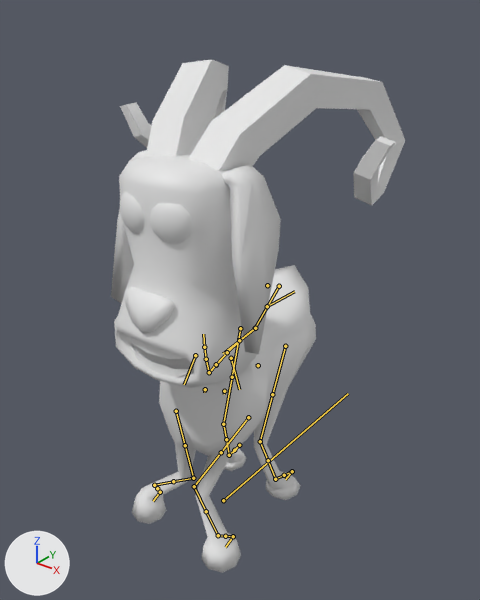
A saved change to the FBX model Assets/Blender/rig.fbx.
Camera for both pictures: a camera (50 mm lens) standing at (1.341, -1.572, 1.897) and looking at (0.076, 0.009, 0.917). The lights are fixed; the arrows at lower left show +X, +Y and +Z. Both versions are drawn at frame 22 of the action 'rig|Idel'; the numbers are the values there. The bones that bend it are drawn over the model as lines.
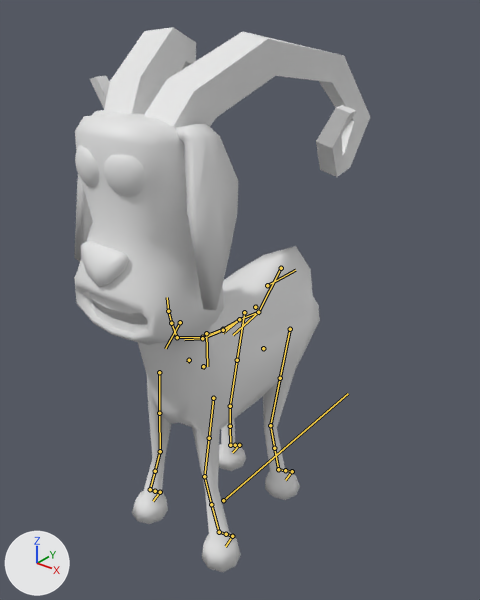
The edits, one by one:
Bone 'DEF-spine.004' (bone_def_spine_004) moves from (0.0, 0.059, -0.069) to (0.0, 0.005, -0.023).
Bone 'DEF-spine.004' (bone_def_spine_004) turns from (1, 0, 0) to (-4, 0, 0) degrees about its own x, y and z.
Bone 'DEF-spine.005' (bone_def_spine_005) turns from (0, 0, 0) to (-20, 0, 0) degrees about its own x, y and z.
Bone 'DEF-spine.005' (bone_def_spine_005) is rescaled from (1.0, 1.0, 1.0) to (0.92, 1.19, 0.92).
Bone 'DEF-spine.006' (bone_def_spine_006) turns from (-2, 0, 10) to (-18, 0, 0) degrees about its own x, y and z.
Bone 'DEF-spine.006' (bone_def_spine_006) is rescaled from (1.0, 1.0, 1.0) to (1.09, 0.85, 1.09).
Bone 'DEF-spine.007' (bone_def_spine_007) turns from (2, 1, -10) to (1, 0, 0) degrees about its own x, y and z.
Bone 'DEF-spine.008' (bone_def_spine_008) turns from (2, 4, -9) to (1, 0, 0) degrees about its own x, y and z.
Bone 'DEF-spine.009' (bone_def_spine_009) turns from (-4, -14, 5) to (-2, 0, 0) degrees about its own x, y and z.
Bone 'DEF-spine.011' (bone_def_spine_011) turns from (-3, -15, 2) to (-5, 0, 0) degrees about its own x, y and z.
Bone 'torso' (bone_torso) moves from (0.0, 0.0, -0.089) to (0.0, 0.0, 0.0).
Bone 'torso' (bone_torso) turns from (-1, 0, 0) to (0, 0, 0) degrees about its own x, y and z.
Bone 'spine_fk.004' (bone_spine_fk_004) moves from (0.0, 0.0, 0.0) to (0.0, 0.005, -0.034).
Bone 'spine_fk.004' (bone_spine_fk_004) turns from (0, 0, 0) to (-4, 0, 0) degrees about its own x, y and z.
Bone 'DEF-thigh.L' (bone_def_thigh_l) turns from (-9, 0, 0) to (-9, 0, -2) degrees about its own x, y and z.
Bone 'DEF-shin.L' (bone_def_shin_l) turns from (22, 0, 0) to (7, 0, 0) degrees about its own x, y and z.
Bone 'DEF-foot.L' (bone_def_foot_l) turns from (26, 0, 0) to (10, 0, 0) degrees about its own x, y and z.
Bone 'DEF-foot.L' (bone_def_foot_l) is rescaled from (1.0, 0.99, 1.01) to (1.0, 1.0, 1.0).
Bone 'DEF-toe.L' (bone_def_toe_l) turns from (-36, -11, 3) to (-11, -4, 0) degrees about its own x, y and z.
Bone 'DEF-thigh.R' (bone_def_thigh_r) turns from (-9, 0, 0) to (-9, 0, 2) degrees about its own x, y and z.
Bone 'DEF-shin.R' (bone_def_shin_r) turns from (22, 0, 0) to (7, 0, 0) degrees about its own x, y and z.
Bone 'DEF-foot.R' (bone_def_foot_r) turns from (26, 0, 0) to (10, 0, 0) degrees about its own x, y and z.
Bone 'DEF-foot.R' (bone_def_foot_r) is rescaled from (1.0, 0.99, 1.01) to (1.0, 1.0, 1.0).
Bone 'DEF-toe.R' (bone_def_toe_r) turns from (-36, 11, -3) to (-11, 4, 0) degrees about its own x, y and z.
Bone 'MCH-spine.006' (bone_mch_spine_006) turns from (2, 0, 10) to (1, 0, 0) degrees about its own x, y and z.
Bone 'MCH-spine.007' (bone_mch_spine_007) turns from (2, 0, 10) to (1, 0, 0) degrees about its own x, y and z.
Bone 'MCH-spine.008' (bone_mch_spine_008) turns from (2, 0, 10) to (1, 0, 0) degrees about its own x, y and z.
Bone 'DEF-front_thigh.L' (bone_def_front_thigh_l) turns from (-39, -3, -8) to (-5, 0, -4) degrees about its own x, y and z.
Bone 'DEF-front_thigh.L' (bone_def_front_thigh_l) is rescaled from (1.01, 0.98, 1.01) to (1.0, 0.99, 1.0).
Bone 'DEF-front_shin.L' (bone_def_front_shin_l) turns from (48, 1, 0) to (11, 0, 0) degrees about its own x, y and z.
Bone 'DEF-front_shin.L' (bone_def_front_shin_l) is rescaled from (1.0, 0.97, 1.02) to (1.0, 1.0, 1.0).
Bone 'DEF-front_shin.L.001' (bone_def_front_shin_l_001) turns from (0, 12, 0) to (0, -2, 0) degrees about its own x, y and z.
Bone 'DEF-front_foot.L' (bone_def_front_foot_l) turns from (4, 11, -3) to (-3, -1, 1) degrees about its own x, y and z.
Bone 'DEF-front_toe.L' (bone_def_front_toe_l) turns from (-9, -1, -3) to (-3, -1, 2) degrees about its own x, y and z.
Bone 'DEF-front_thigh.R' (bone_def_front_thigh_r) turns from (-8, 0, -7) to (-5, 0, 4) degrees about its own x, y and z.
Bone 'DEF-front_thigh.R' (bone_def_front_thigh_r) is rescaled from (1.01, 0.98, 1.01) to (1.0, 0.99, 1.0).
Bone 'DEF-front_shin.R' (bone_def_front_shin_r) turns from (54, 1, 0) to (11, 0, 0) degrees about its own x, y and z.
Bone 'DEF-front_shin.R' (bone_def_front_shin_r) is rescaled from (1.0, 0.96, 1.03) to (1.0, 1.0, 1.0).
Bone 'DEF-front_shin.R.001' (bone_def_front_shin_r_001) turns from (0, 29, 0) to (0, 2, 0) degrees about its own x, y and z.
Bone 'DEF-front_foot.R' (bone_def_front_foot_r) turns from (-35, 11, -21) to (-3, 1, -1) degrees about its own x, y and z.
Bone 'DEF-front_foot.R' (bone_def_front_foot_r) is rescaled from (1.01, 1.0, 0.99) to (1.0, 1.0, 1.0).
Bone 'DEF-front_foot.R.001' (bone_def_front_foot_r_001) turns from (0, -15, 0) to (0, -3, 0) degrees about its own x, y and z.
Bone 'DEF-front_toe.R' (bone_def_front_toe_r) turns from (-13, 8, -31) to (-3, 1, -2) degrees about its own x, y and z.

Where the change shows, as pixel boxes (x1, y1, x2, y2) in the pictures (480 x 600 px):
'Body', posed (22% wider, 10% taller): before (114, 155, 316, 573); after (74, 113, 320, 572)
'Cube.013', posed: before (120, 60, 405, 205); after (90, 27, 370, 177)
'Cube.016', posed: before (111, 150, 281, 354); after (75, 110, 238, 310)
'Sphere.002', posed: before (120, 191, 192, 244); after (75, 145, 146, 197)
bone 'DEF-spine.004', root to tip: before (279, 286) to (255, 328); after (281, 268) to (258, 312)
bone 'DEF-spine.005', root to tip: before (255, 328) to (239, 340); after (258, 312) to (239, 319)
bone 'DEF-spine.006', root to tip: before (239, 340) to (227, 352); after (239, 319) to (223, 329)
bone 'DEF-spine.007', root to tip: before (227, 352) to (216, 365); after (223, 329) to (202, 337)
bone 'DEF-spine.008', root to tip: before (216, 365) to (209, 372); after (202, 337) to (177, 337)
bone 'DEF-spine.009', root to tip: before (209, 372) to (206, 359); after (177, 337) to (171, 323)
bone 'DEF-spine.011', root to tip: before (204, 347) to (203, 334); after (168, 311) to (167, 297)
bone 'torso', root to tip: before (267, 306) to (294, 291); after (267, 285) to (295, 270)
bone 'spine_fk.004', root to tip: before (255, 328) to (254, 330); after (258, 312) to (257, 314)
bone 'DEF-thigh.L', root to tip: before (285, 346) to (272, 394); after (290, 329) to (280, 378)
bone 'DEF-shin.L', root to tip: before (260, 441) to (268, 460); after (270, 425) to (274, 448)
bone 'DEF-foot.L', root to tip: before (275, 479) to (284, 475); after (278, 469) to (285, 470)
bone 'DEF-toe.L', root to tip: before (292, 471) to (285, 479); after (292, 471) to (285, 480)
bone 'DEF-thigh.R', root to tip: before (240, 328) to (232, 377); after (244, 312) to (237, 360)
bone 'DEF-shin.R', root to tip: before (223, 424) to (226, 439); after (230, 406) to (230, 426)
bone 'DEF-foot.R', root to tip: before (229, 455) to (234, 450); after (230, 445) to (235, 445)
bone 'MCH-spine.006', root to tip: before (239, 340) to (241, 339); after (239, 319) to (241, 318)
bone 'MCH-spine.007', root to tip: before (227, 352) to (228, 351); after (223, 330) to (225, 329)
bone 'MCH-spine.008', root to tip: before (216, 364) to (216, 363); after (202, 338) to (204, 337)
bone 'DEF-front_thigh.L', root to tip: before (248, 417) to (221, 452); after (213, 398) to (209, 438)
bone 'DEF-front_shin.L', root to tip: before (194, 486) to (206, 511); after (204, 476) to (211, 504)
bone 'DEF-front_shin.L.001', root to tip: before (206, 511) to (218, 535); after (211, 504) to (219, 532)
bone 'DEF-front_foot.L', root to tip: before (218, 535) to (225, 536); after (219, 532) to (226, 534)
bone 'DEF-front_toe.L', root to tip: before (233, 536) to (225, 547); after (232, 536) to (225, 546)
bone 'DEF-front_thigh.R', root to tip: before (176, 411) to (185, 445); after (159, 372) to (159, 413)
bone 'DEF-front_shin.R', root to tip: before (193, 478) to (173, 481); after (160, 451) to (155, 471)
bone 'DEF-front_shin.R.001', root to tip: before (173, 481) to (154, 485); after (155, 471) to (150, 489)
bone 'DEF-front_foot.R', root to tip: before (154, 485) to (157, 488); after (150, 489) to (155, 491)
bone 'DEF-front_foot.R.001', root to tip: before (157, 488) to (160, 492); after (155, 491) to (160, 492)
